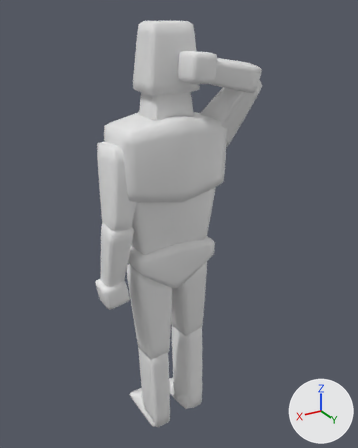
The FBX model Assets/GOAP - DevLog #2 (Demo)/Models/SM_SimpleHumanoid.fbx, before and after one commit.
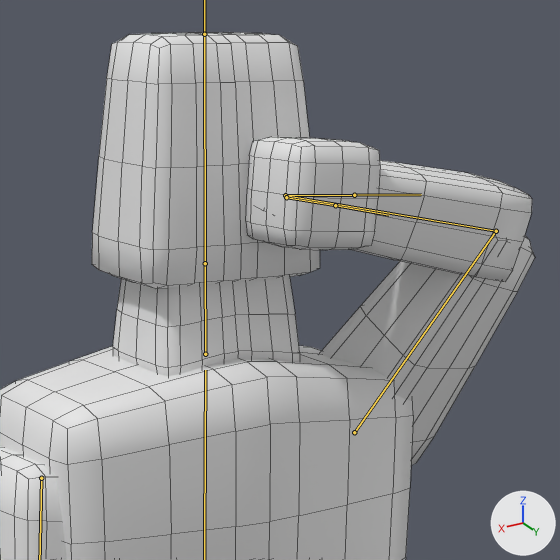
Each version appears first whole from a camera (50 mm lens) standing at (1.062, 1.832, 2.031) and looking at (-0.058, -0.035, 1.098), and next in a close-up on the part from 30% to 75% of the width and 2% to 39% of the height. Arrows for +X, +Y and +Z are at lower right; the lights stay in place. Both versions are drawn at frame 56 of the action 'SM_SimpleHumanoid|Idle'; the numbers are the values there. The bones that bend it are drawn over the model as lines in the close-ups. The close-ups show mesh edges as thin lines.

The first close-up shows 'SM_SimpleHumanoidMesh'.
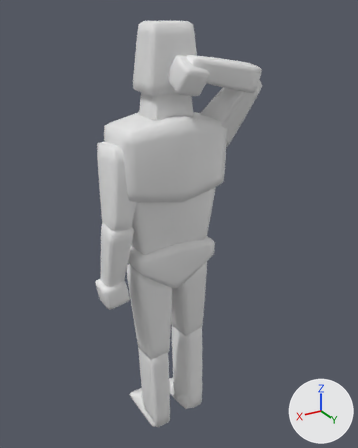
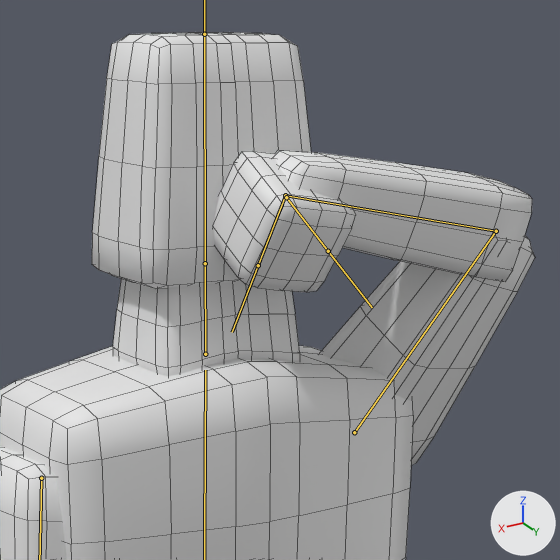
The edits, one by one:
Bone 'hand.l' (bone_hand_l) turns from (-6, -10, 172) to (15, -1, -93) degrees about its own x, y and z.

What differs and where, as boxes [x1, y1, x2, y2] in the close-ups (560 x 560 px):
'SM_SimpleHumanoidMesh', posed
    both: [0, 33, 535, 560]
bone 'hand.l', root to tip
    before: (285, 195) to (354, 195)
    after: (285, 195) to (258, 265)
